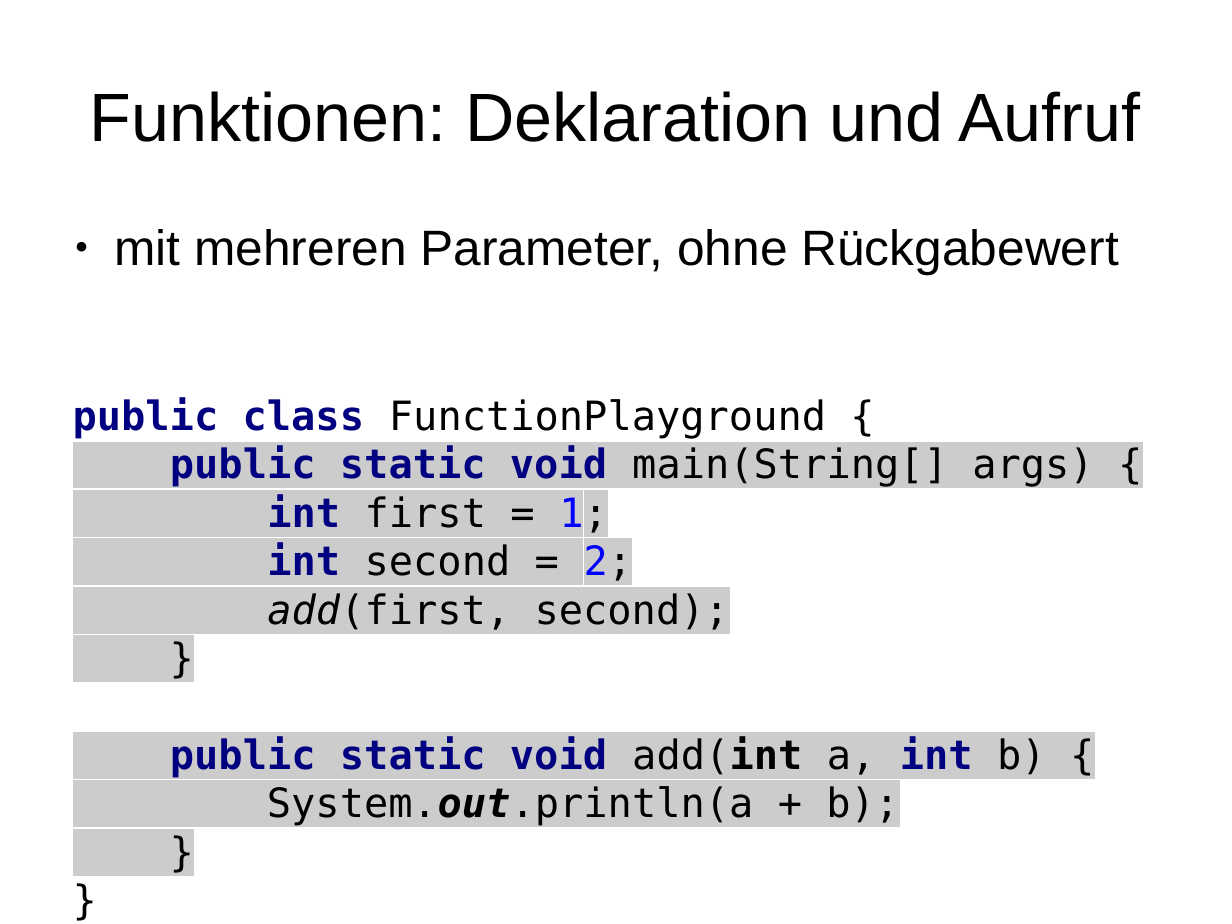
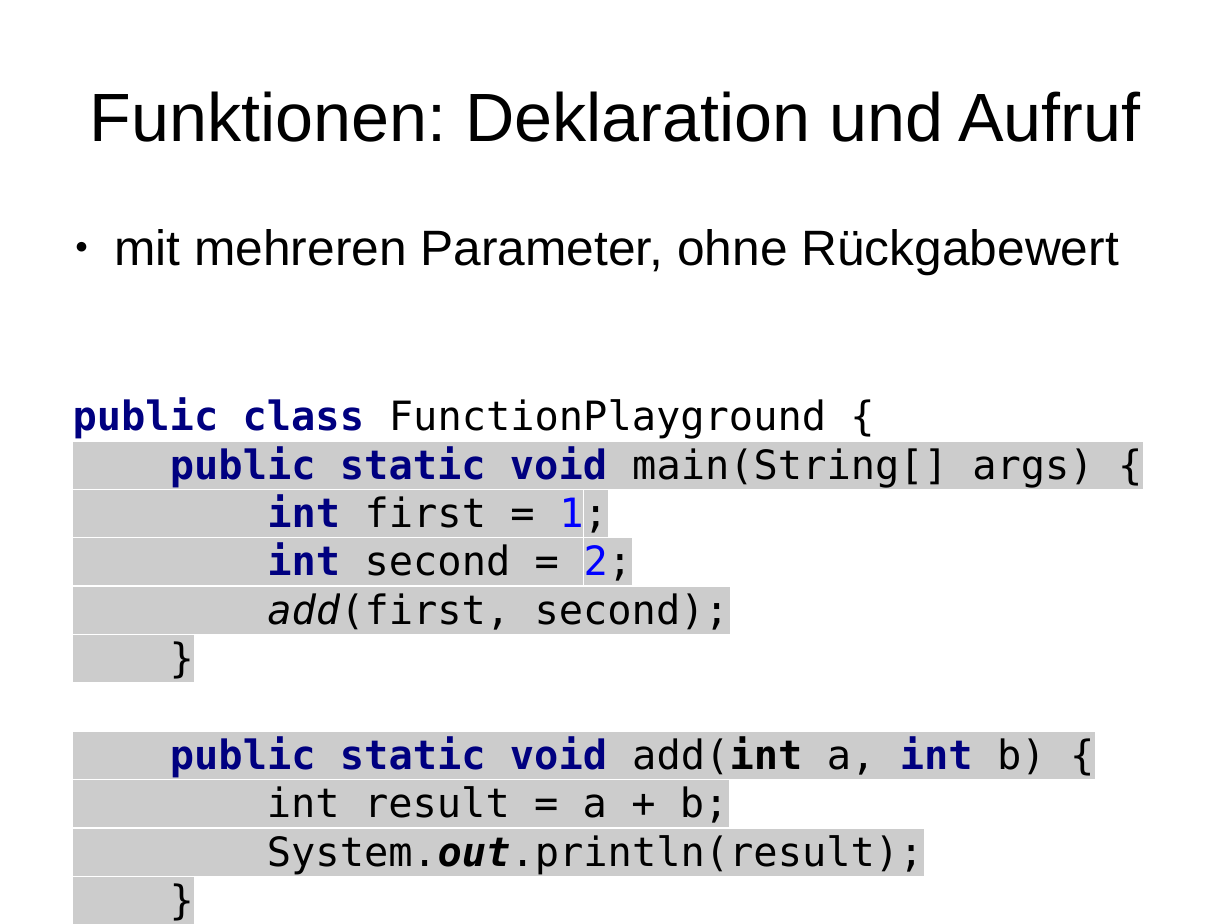
Before and after one commit to mn-io/hello-java, a slide deck: slide 57 of Folien.odp. Drawn at 1232x924 pixels with LibreOffice and Linux fonts; fonts in the diff are those of the drawing. Boxes give left, top, right and bottom in pixels: in the first picture for what was removed or moved away, otherwise in the second. Text is boxed around its words. In the diff, an @@ line names an element or a change of style, - is before the commit and + after.

```diff
--- a/Folien.odp
+++ b/Folien.odp
@@ text at (x1=73, y1=397, x2=1093, y2=875): text changed @@
-public class FunctionPlayground {
-public static void main(String[] args) {
-int first = 1;
-int second = 2;
-add(first, second);
-}
-public static void add(int a, int b) {
-System.out.println(a + b);
-}
-}
+public class FunctionPlayground {
+public static void main(String[] args) {
+int first = 1;
+int second = 2;
+add(first, second);
+}
+public static void add(int a, int b) {
+int result = a + b;
+System.out.println(result);
+}
+}
```
Also in this commit, not shown: 8 other slides changed, 2 other files.
